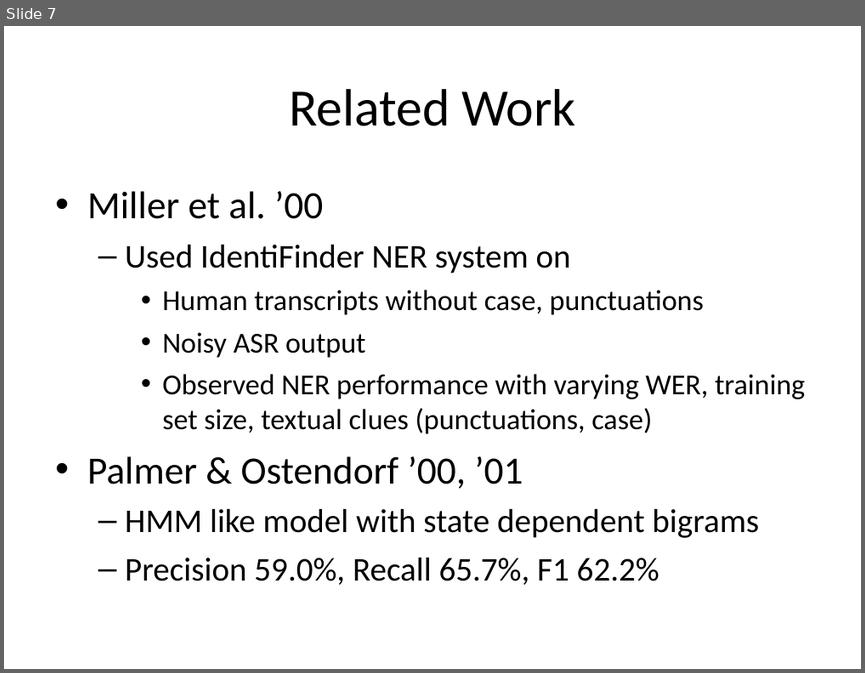
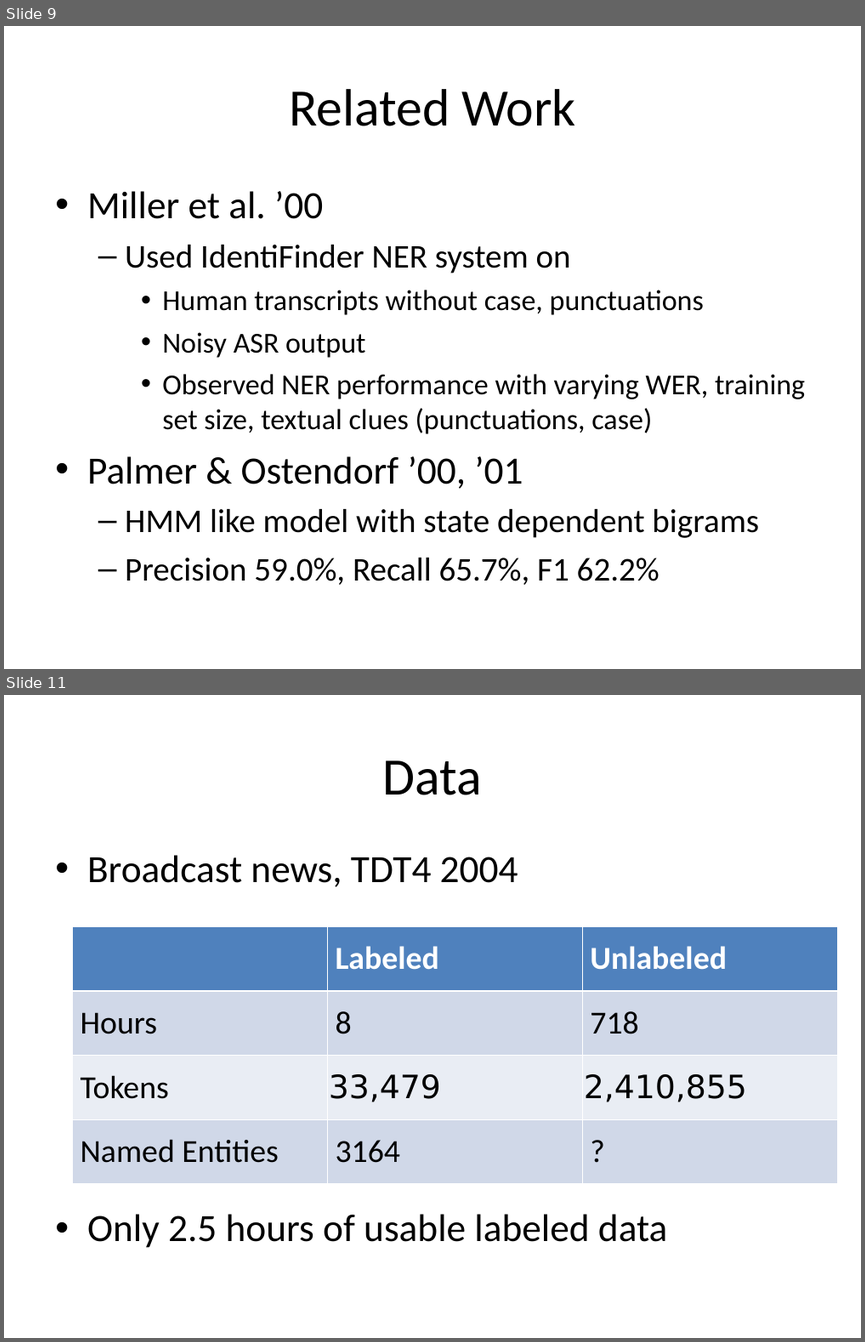
Before and after one commit to dimidd/ner-asr, a slide deck: doc/11748-A-M-DEC-02.ppt. Shown one above the other, each under a label of ours: slide 7 before the commit, slides 9 and 11 after it; the slides between them are not shown. The pictures are 865x673 and 865x1342 pixels, drawn with LibreOffice and Linux fonts; fonts in the diff are those of the drawing. Boxes give left, top, right and bottom in pixels: in the first picture for what was removed or moved away, otherwise in the second. Text is boxed around its words. In the diff, an @@ line names an element or a change of style, - is before the commit and + after.

```diff
--- a/doc/11748-A-M-DEC-02.ppt
+++ b/doc/11748-A-M-DEC-02.ppt
@@ slide 11 added at [4,695,861,1338], background #FFFFFF @@
@@ title added at [383,760,482,795], 49 pt, text #000000 @@
+Data
@@ text added at [87,855,667,1247], 36 pt, text #000000 @@
+• Broadcast news, TDT4 2004
+• Only 2.5 hours of usable labeled data
@@ table added at [73,926,839,1183], 4 rows, 3 columns @@
+ | Labeled | Unlabeled
+Hours | 8 | 718
+Tokens | 33,479 | 2,410,855
+Named Entities | 3164 | ?
@@ what was slide 7 is now slide 9 @@
```
Also in this commit, not shown: 5 slides changed, 6 other slides added, 2 other files.
